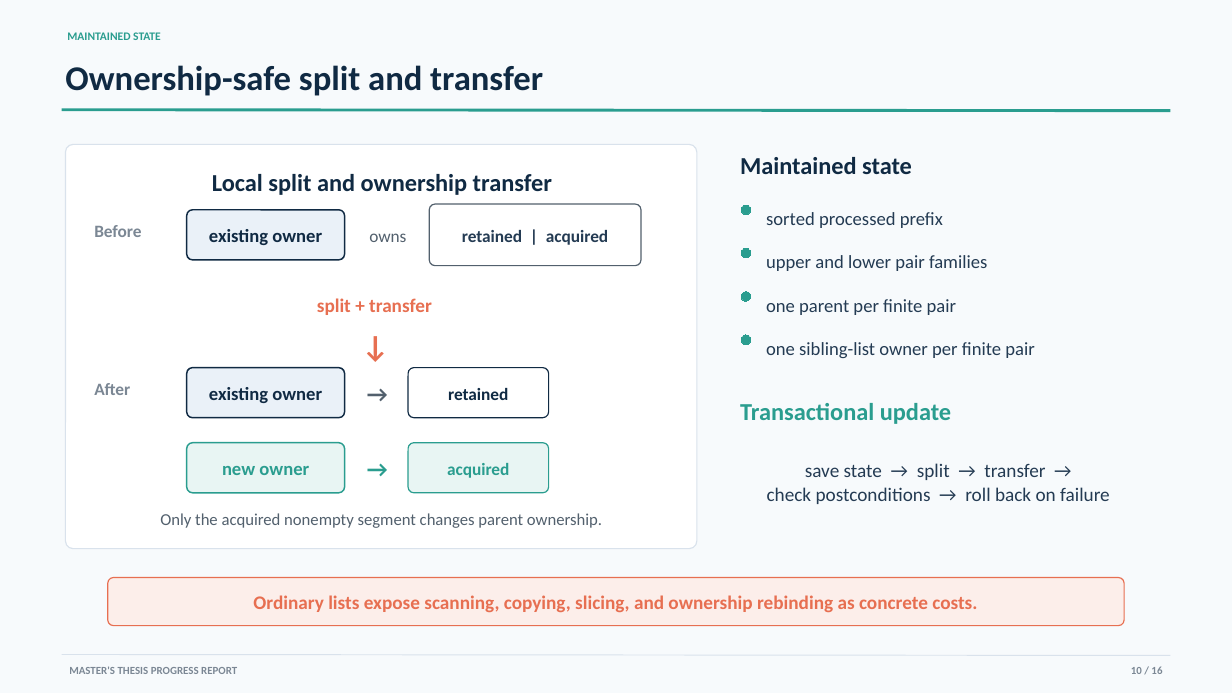
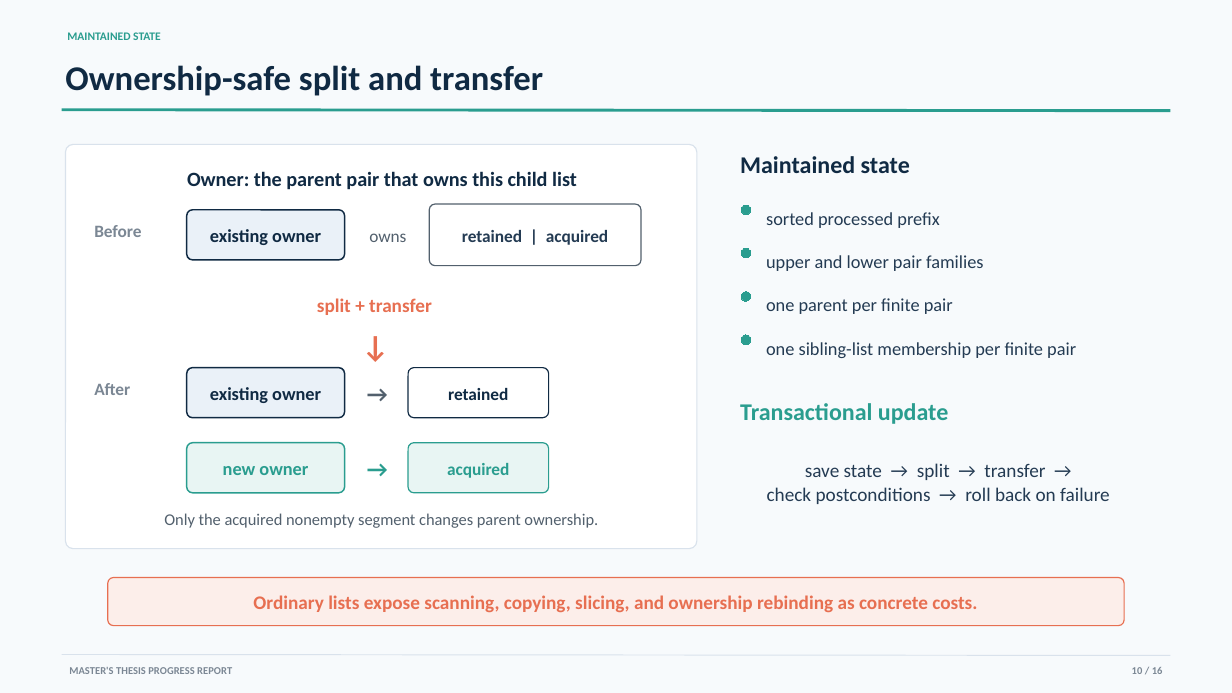
Before and after one commit to YixueWang983/jordan-sorting, a slide deck: slide 10 of presentations/progress_report/Jordan_Sorting_Progress_Report.pptx. Drawn at 1232x693 pixels with LibreOffice and Linux fonts; fonts in the diff are those of the drawing. Boxes give left, top, right and bottom in pixels: in the first picture for what was removed or moved away, otherwise in the second. Text is boxed around its words. In the diff, an @@ line names an element or a change of style, - is before the commit and + after.

Commit message:
Clarify progress report inputs, validation roles, and result scope

```diff
--- a/presentations/progress_report/Jordan_Sorting_Progress_Report.pptx
+++ b/presentations/progress_report/Jordan_Sorting_Progress_Report.pptx
@@ text "Maintained state" at [740,156,910,173]: size 19 to 18.8 pt @@
@@ text at [187,171,577,190]: text changed; size 19 to 15.8 pt @@
-Local split and ownership transfer
+Owner: the parent pair that owns this child list
@@ size 14.5 to 14.2 pt in 3 elements at [766,212,939,228], [766,255,983,271], [766,298,953,314] @@
@@ text at [766,342,1076,358]: text changed; size 14.5 to 14.2 pt @@
-one sibling-list owner per finite pair
+one sibling-list membership per finite pair
@@ text "Transactional update" at [740,403,948,424]: size 19 to 18.8 pt @@
@@ text "Only the acquired nonempty segment ..." at [164,513,598,528]: size 13 to 12.8 pt @@
@@ text "MASTER'S THESIS PROGRESS REPORT" at [69,667,232,674]: size 8.5 to 8.2 pt @@
@@ text "10 / 16" at [1132,667,1163,674]: size 8.5 to 8.2 pt @@
```
Also in this commit, not shown: 4 other slides changed, 5 other files.
